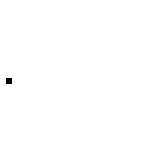
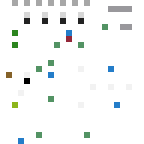
Two versions of the same layered image (w=144, h=144). Layer-by-layer changes:
painted on "materials" over [6,0,132,144]
painted on "objects" over [6,6,132,138]
